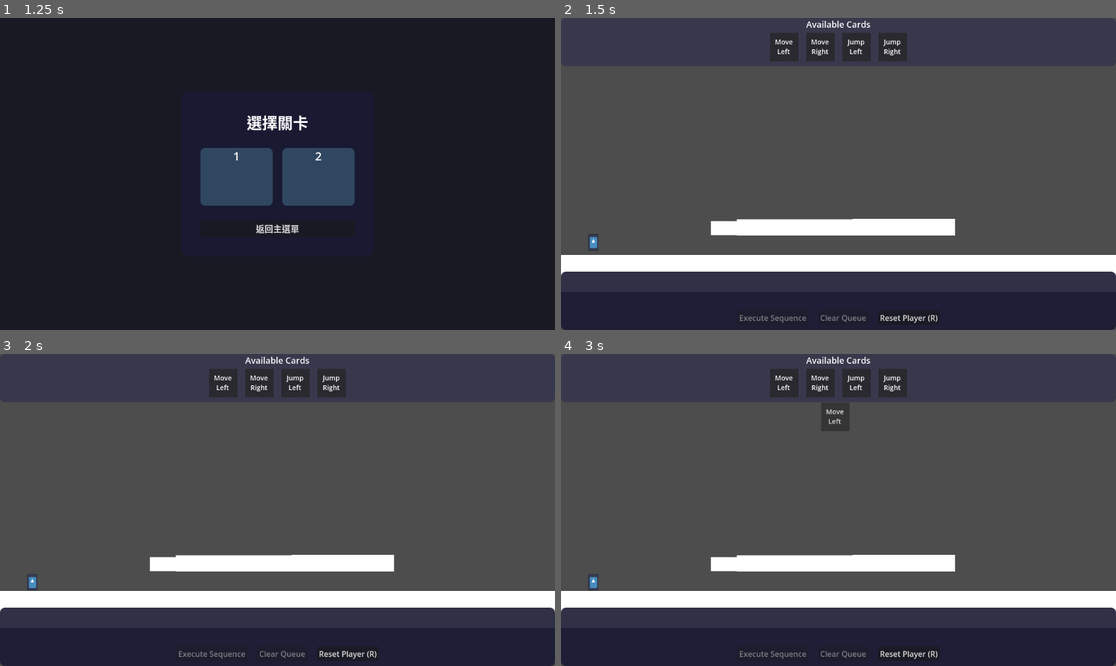
Above: before the commit, frames 1-4 (two rows, left to right).
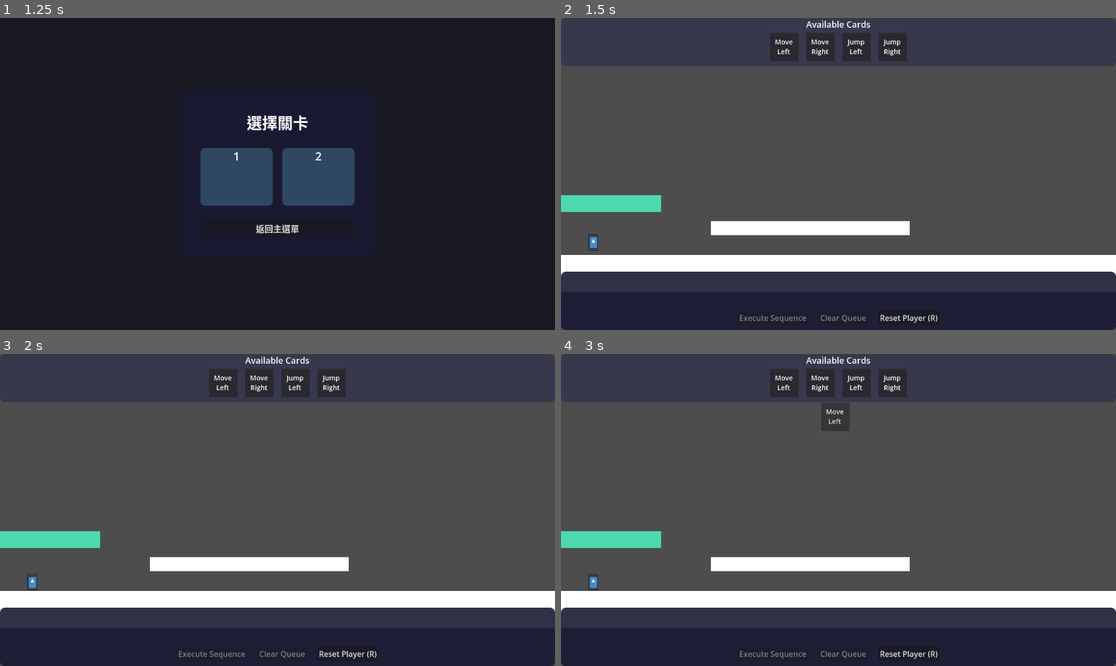
Above: after the commit, the same moments.

Repository: Yuanryan/Rune-Lengend
Game: Godot game, scene res://Scenes/main.tscn
Two runs of this game, one before a commit and one after it. Both use one fixed random seed, a clock stepped at 60 frames per second and the inputs below. The engine's default icon, where the game draws it, is replaced by a stand-in: a white triangle on a blue panel in a dark square.
Inputs (mouse positions are in pixels of both pictures, inside the frame that each line leads up to):
- Up to frame 1 (1.25 s): click "Start" at 0.5 s
- Up to frame 2 (1.5 s): click "🔒" at 1.25 s
- Up to frame 3 (2 s): no input
- Up to frame 4 (3 s): click "Reset Player (R)" at 2 s; tap Enter (ui_accept) at 2.75 s; drag from (783, 382) to (894, 441) at 2.77 s

Frame 1 is identical in both runs. In frame 2, 1.8% of the frame differs, in the area x 0-72%, y 56-70%; in frame 3, 1.8%; in frame 4, 1.8%.

Commit message:
update level1

Diff:
--- a/Scenes/Levels/level_1.tscn
+++ b/Scenes/Levels/level_1.tscn
@@ -39,13 +39,14 @@
 position = Vector2(-242, 90)
 
 [node name="Polygon2D" parent="Land3" index="0"]
-position = Vector2(306, -170)
+position = Vector2(-419, -158.00002)
+scale = Vector2(0.98437506, 0.98437506)
 color = Color(0.29803923, 0.84705883, 0.69411767, 1)
-polygon = PackedVector2Array(128, 368, 128, 384, 256, 384, 256, 368)
+polygon = PackedVector2Array(0, 354.53967, 0, 384, 384, 384, 384, 354.38016)
 
-[node name="CollisionPolygon2D" type="CollisionPolygon2D" parent="Land3"]
-position = Vector2(306, -170)
-polygon = PackedVector2Array(128, 368, 128, 384, 256, 384, 256, 368)
+[node name="CollisionPolygon2D2" type="CollisionPolygon2D" parent="Land3"]
+position = Vector2(-419, -158.00002)
+polygon = PackedVector2Array(0, 349, 0, 378, 378, 378, 378, 349)
 
 [node name="Camera2D" type="Camera2D" parent="."]
 position = Vector2(24, 144)
@@ -55,18 +56,6 @@
 position_smoothing_enabled = true
 position_smoothing_speed = 8.0
 
-[node name="Land3" parent="." instance=ExtResource("2_4dpyx")]
-position = Vector2(267, 131)
-
-[node name="Polygon2D" parent="Land3" index="0"]
-position = Vector2(-419, -158.00002)
-scale = Vector2(0.98437506, 0.98437506)
-polygon = PackedVector2Array(0, 354.53967, 0, 384, 384, 384, 384, 354.38016)
-
-[node name="CollisionPolygon2D" type="CollisionPolygon2D" parent="Land3"]
-position = Vector2(-419, -158.00002)
-polygon = PackedVector2Array(0, 349, 0, 378, 378, 378, 378, 349)
-
 [node name="checkpoint2" parent="." instance=ExtResource("5_cyadu")]
 position = Vector2(526, 225)
 camera_target_position = Vector2(1000, 144)
